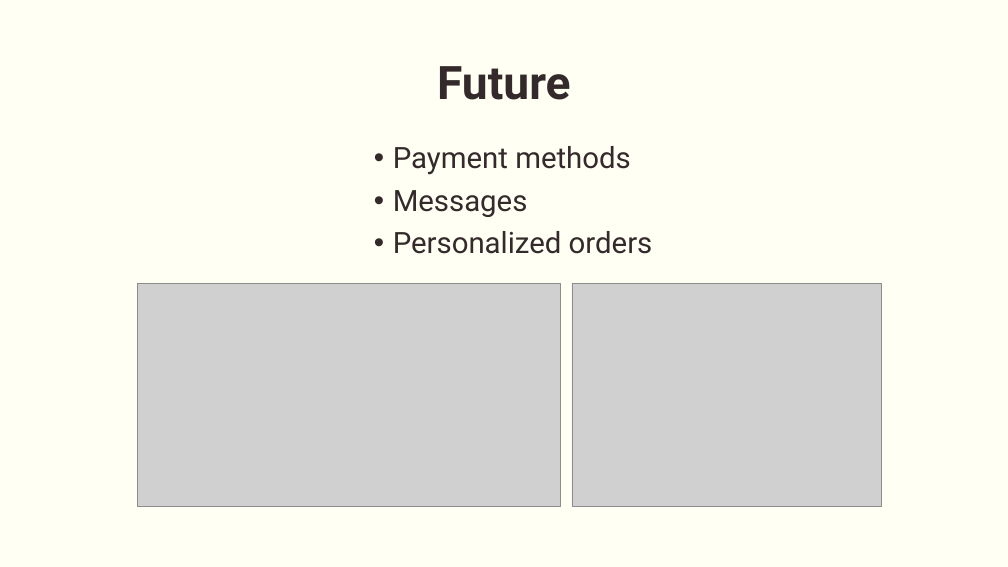
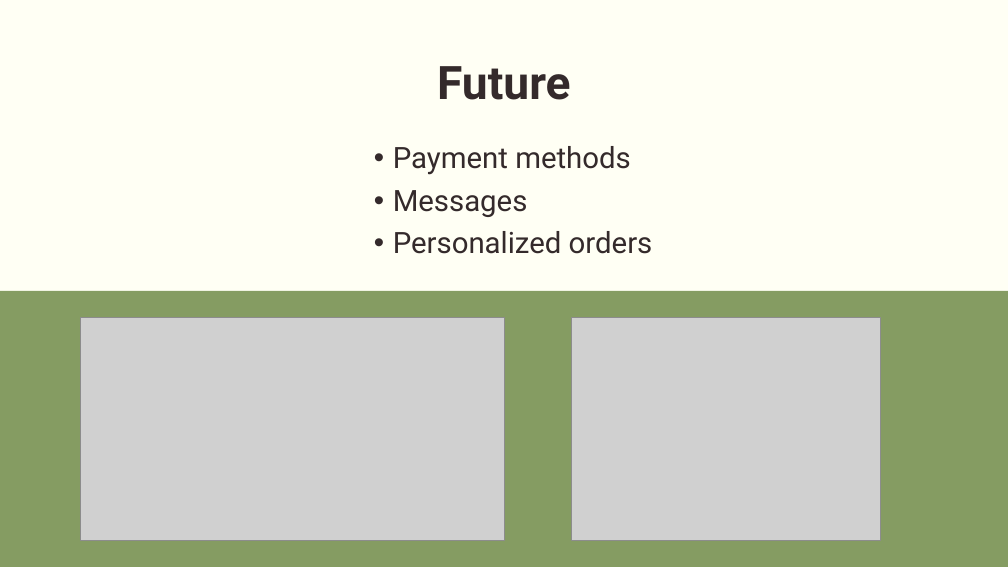
Before and after one commit to momikadragoner/Vizsgaremek, a slide deck: slide 10 of PPT/Agora(2).pptx. Drawn at 1008x567 pixels with LibreOffice and Linux fonts; fonts in the diff are those of the drawing; grey boxes stand for pictures. Boxes give left, top, right and bottom in pixels: in the first picture for what was removed or moved away, otherwise in the second. Text is boxed around its words. In the diff, an @@ line names an element or a change of style, - is before the commit and + after.

```diff
--- a/PPT/Agora(2).pptx
+++ b/PPT/Agora(2).pptx
@@ rectangle added at (0,291,1008,567), fill #859C62 @@
@@ picture: place and size @@
-picture at (137,284,560,506)
+picture at (80,318,504,540)
@@ picture: place and size @@
-picture at (572,284,882,506)
+picture at (572,318,881,540)
```
Also in this commit, not shown: 5 other slides changed, 4 other files.
